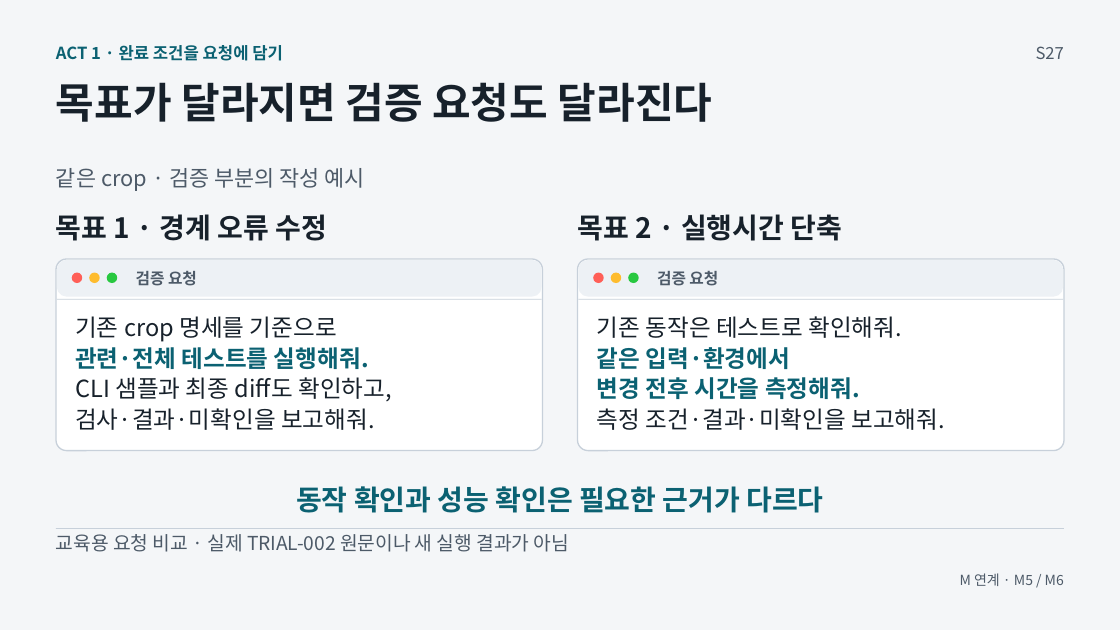
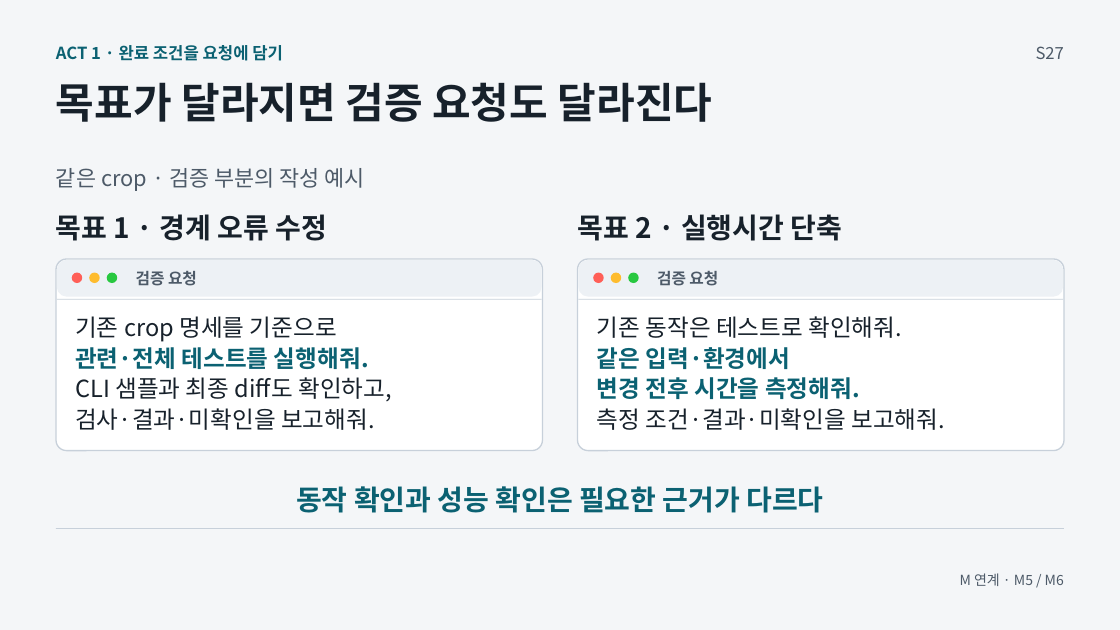
Before and after one commit to GideokKim/ai-dev-training, a slide deck: slide 13 of production/ACT_1.pptx. Drawn at 1120x630 pixels with LibreOffice and Linux fonts; fonts in the diff are those of the drawing. Boxes give left, top, right and bottom in pixels: in the first picture for what was removed or moved away, otherwise in the second. Text is boxed around its words. In the diff, an @@ line names an element or a change of style, - is before the commit and + after.

```diff
--- a/production/ACT_1.pptx
+++ b/production/ACT_1.pptx
@@ text removed at bbox=[56, 534, 569, 552] @@
-교육용 요청 비교 · 실제 TRIAL-002 원문이나 새 실행 결과가 아님
```
Also in this commit, not shown: 6 other slides changed, 39 other files.
